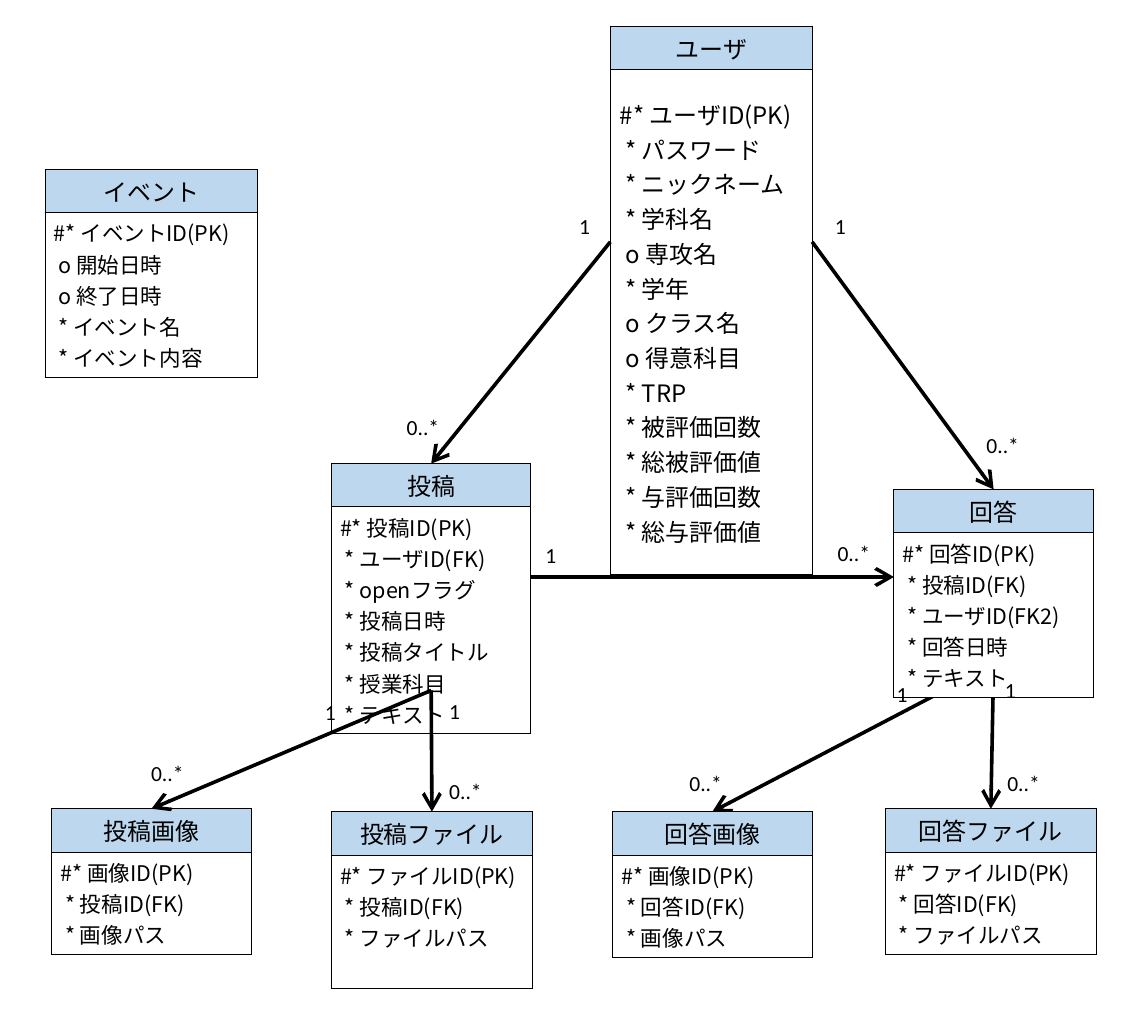
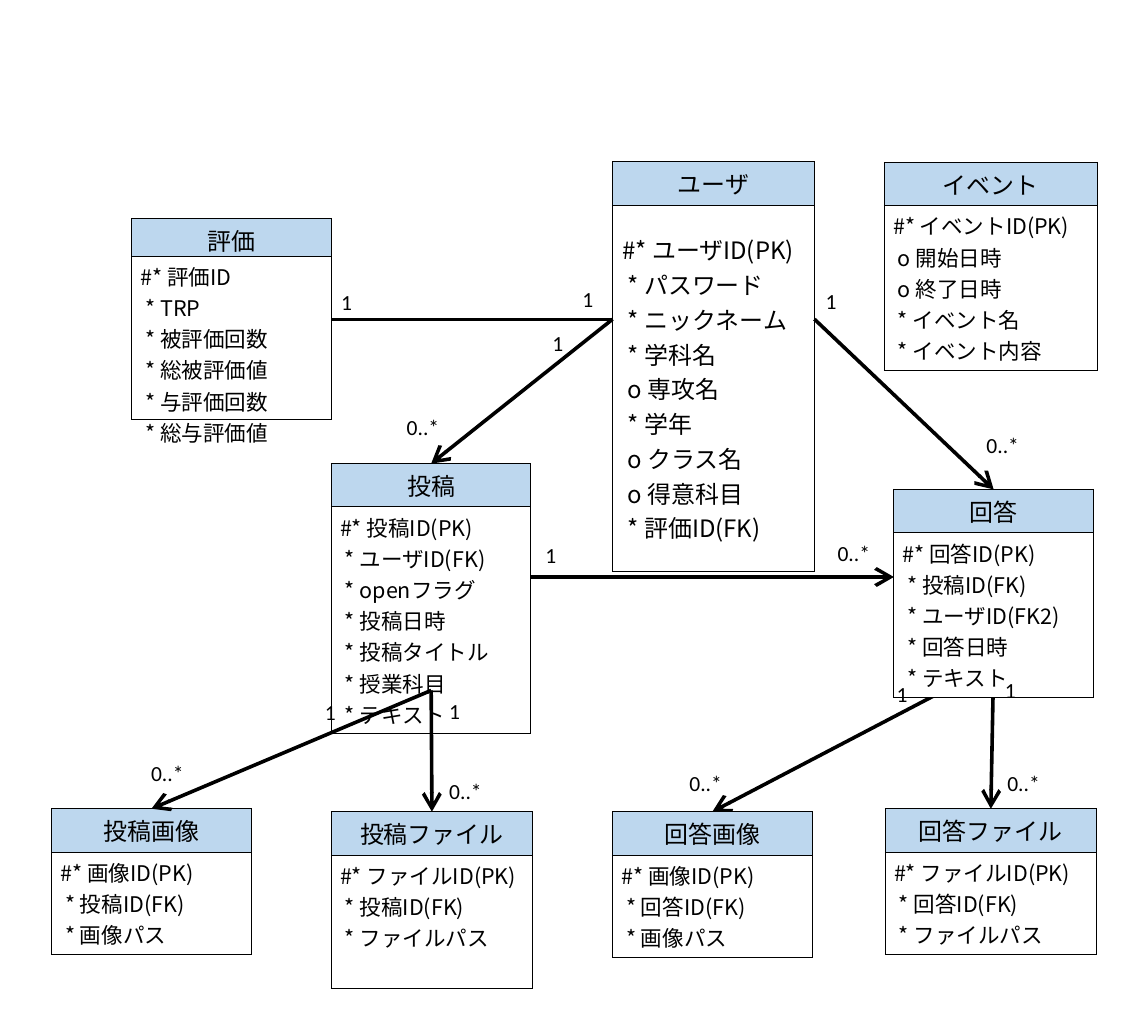
Before and after one commit to ReoYoneda/2023Dev3Early, a slide deck: slide 1 of 20_設計/22_データベース設計/概念データモデル.pptx. Drawn at 1148x1019 pixels with LibreOffice and Linux fonts; fonts in the diff are those of the drawing. Boxes give left, top, right and bottom in pixels: in the first picture for what was removed or moved away, otherwise in the second. Text is boxed around its words. In the diff, an @@ line names an element or a change of style, - is before the commit and + after.

```diff
--- a/20_設計/22_データベース設計/概念データモデル.pptx
+++ b/20_設計/22_データベース設計/概念データモデル.pptx
@@ table at box(613, 162, 815, 546) @@
-row 2, column 1: #* ユーザID(PK) * パスワード / * ニックネーム * 学科名 o 専攻名 * 学年 o クラス名 o 得意科目 * TRP * 被評価回数 * 総被評価値 * 与評価回数 * 総与評価値
+row 2, column 1: #* ユーザID(PK) * パスワード / * ニックネーム * 学科名 o 専攻名 * 学年 o クラス名 o 得意科目 / * 評価ID(FK)
@@ table: place and size @@
-table at box(611, 26, 812, 547)
+table at box(613, 162, 815, 546)
@@ table: place and size @@
-table at box(45, 170, 258, 372)
+table at box(884, 162, 1097, 365)
@@ table added at box(132, 219, 332, 447), 2 rows, 1 columns @@
+評価
+#* 評価ID / * TRP * 被評価回数 * 総被評価値 * 与評価回数 * 総与評価値
@@ text added at box(341, 296, 352, 310), 18 pt, text #000000 @@
+1
@@ text added at box(582, 293, 593, 307), 18 pt, text #000000 @@
+1
@@ text "1": place and size @@
-text "1" at box(835, 220, 846, 234)
+text "1" at box(826, 295, 837, 309)
@@ line added from (332, 320) to (613, 320), #000000 2.25 pt @@
@@ arrow moved from (431, 463) - (611, 242) to (431, 463) - (613, 320) @@
@@ text "1" rewrapped from box(579, 220, 590, 234) to box(552, 337, 563, 357) @@
@@ arrow moved from (994, 489) - (812, 242) to (994, 489) - (815, 320) @@
```
Also in this commit, not shown: 1 other file.
